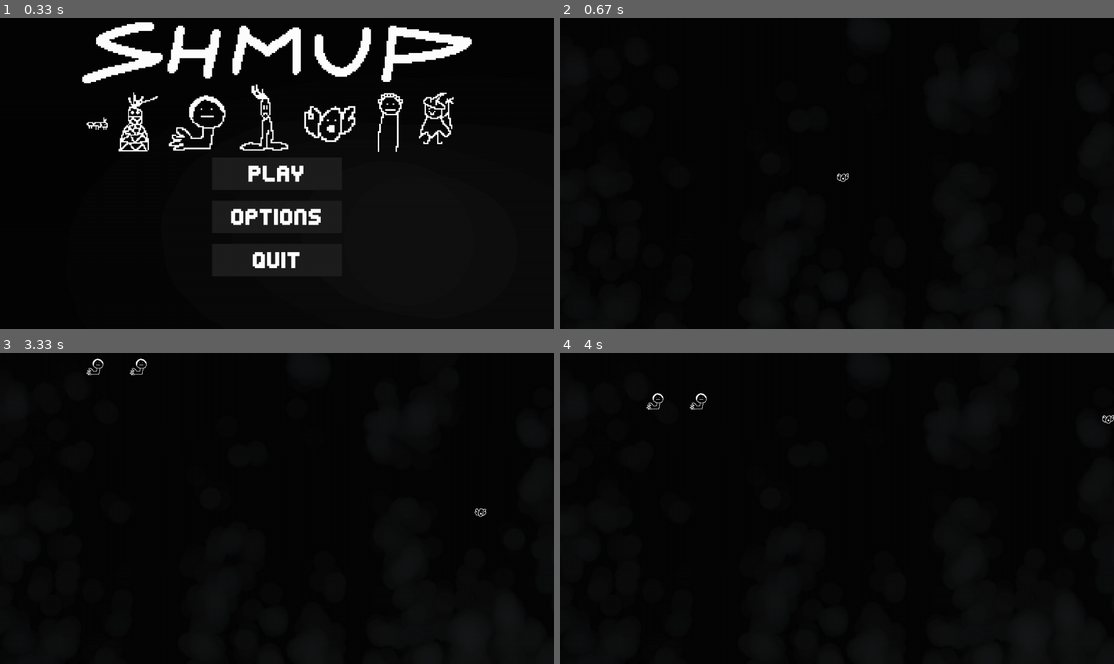
Above: before the commit, frames 1-4 (two rows, left to right).
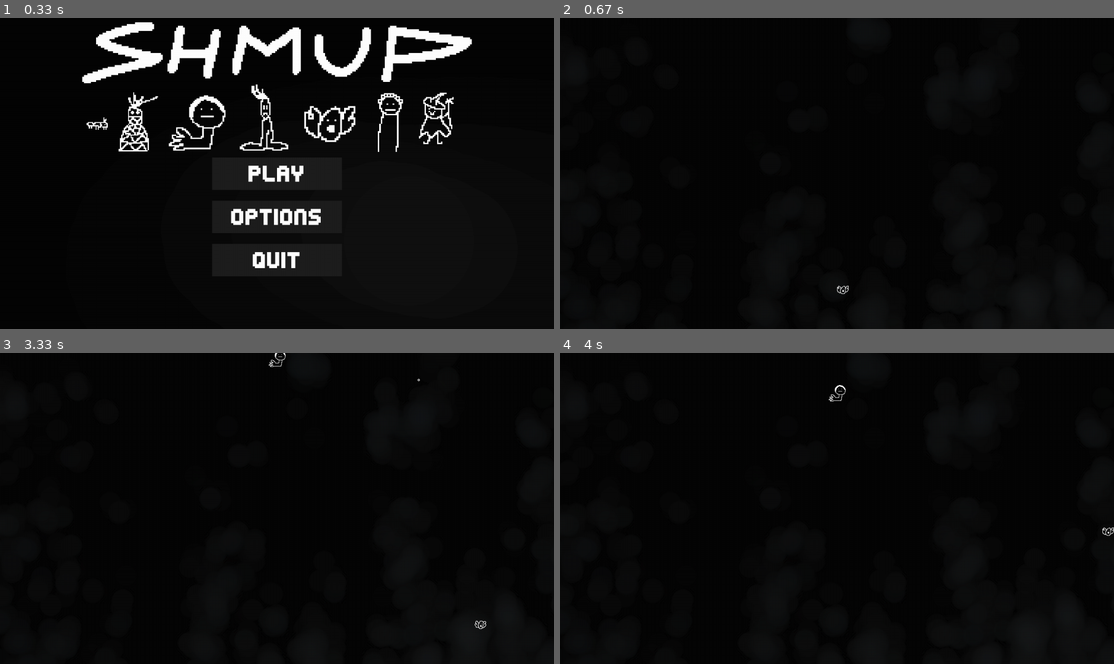
Above: after the commit, the same moments.

Repository: r5nnn/shmup
Game: pygame game, started from main.py
Two runs of this game, one before a commit and one after it. Both use one fixed random seed, a clock stepped at 60 frames per second and the inputs below.
Inputs (mouse positions are in pixels of both pictures, inside the frame that each line leads up to):
- Up to frame 1 (0.33 s): no input
- Up to frame 2 (0.67 s): click "Play" at 0.38 s
- Up to frame 3 (3.33 s): hold Z 0.67-1.13 s; hold Right 0.67-1.13 s; move the mouse to (360, 399) at 0.7 s; hold Esc 1.17-1.63 s; hold Right 1.17-1.63 s; click (238, 520) at 2.22 s; press the mouse at (277, 552) at 2.53 s; move the mouse to (188, 508) at 2.63 s; release the mouse at (105, 468) at 2.77 s; press the mouse at (277, 552) at 2.87 s; move the mouse to (288, 524) at 2.97 s; release the mouse at (299, 496) at 3.1 s; hold Right from 3.17 s (still down); move the mouse to (66, 595) at 3.2 s
- Up to frame 4 (4 s): release Right at 3.63 s; hold Up 3.67-3.97 s

Frame 1 is identical in both runs. In frame 2, less than 0.1% of the frame differs, in the area x 50-53%, y 50-89%; in frame 3, 0.2%; in frame 4, 0.2%, in the area x 15-100%, y 10-59%.

Commit message:
bullet and hit detection for enemy (a lot of bugs)

Diff:
--- a/classes/btn.py
+++ b/classes/btn.py
@@ -1,5 +1,5 @@
 import pygame
-from constants import FONT, WHITE, CLICK, sfx
+from constants import FONT, WHITE, CLICK, sfxShoot
 
 
 class Btn:
@@ -67,7 +67,7 @@
             for events1 in event_list:
                 # if mouse is hovering over button and clicking
                 if events1.type == pygame.MOUSEBUTTONDOWN:
-                    sfx.play(self.sfx)
+                    sfxShoot.play(self.sfx)
                     self.color = self.color_clicked
                 elif events1.type == pygame.MOUSEBUTTONUP:
                     self.color = self.color_hovered
--- a/classes/bullet.py
+++ b/classes/bullet.py
@@ -3,8 +3,9 @@
 
 
 class Bullet(Img):
-    def __init__(self, x, y, img, maskimg, speed):
+    def __init__(self, x, y, img, maskimg, speed, dmg):
         super().__init__(x, y, img)
+        self.dmg = dmg
         self.mask = pygame.mask.from_surface(maskimg)
         self.speed = speed
 
--- a/classes/enemy.py
+++ b/classes/enemy.py
@@ -1,13 +1,21 @@
 import pygame
 from classes.img_ import Img
+from constants import KILL, sfxKill
 
 
 class Enemy(Img):
-    def __init__(self, x, y, img, maskimg):
-        super().__init__(x, y, img)
+    def __init__(self, x, y, img, maskimg, hp, center=None):
+        super().__init__(x, y, img, center)
+        self.hp = hp
         self.mask = pygame.mask.from_surface(maskimg)
         self.rect.move_ip(0, -200)
 
     def update(self, surface):
         if self.rect.y != 100:
             self.rect.move_ip(0, 1)
+        if self.hp == 0:
+            self.kill()
+            sfxKill.play(KILL)
+
+    def hit(self, dmg):
+        self.hp -= dmg
--- a/classes/player.py
+++ b/classes/player.py
@@ -1,5 +1,6 @@
 import pygame
 from classes.img_ import Img
+from constants import sfxDie, DIE
 
 
 class Player(Img):
@@ -53,3 +54,7 @@
             self.rect.move_ip(0, self.speed)
         self.rect.clamp_ip(border)
         bounds.blit(self.imgState, self.rect)
+
+    def hit(self, respawnPoint):
+        self.rect.x, self.rect.y = respawnPoint[0], respawnPoint[1]
+        sfxDie.play(DIE)
--- a/constants.py
+++ b/constants.py
@@ -40,18 +40,24 @@
 LOGO = pygame.image.load('assets\\textures\\icon\\logo.png').convert()
 
 # music
-MENULOOP = pygame.mixer.Sound('assets\\music\\menuloop.wav')
-GAME1 = pygame.mixer.Sound('assets\\music\\game1.wav')
-CLICK = pygame.mixer.Sound('assets\\music\\click.wav')
-SHOOT = pygame.mixer.Sound('assets\\music\\shoot.wav')
+MENULOOP = pygame.mixer.Sound('assets\\music\\menu\\menuloop.wav')
+GAME1 = pygame.mixer.Sound('assets\\music\\game\\game1.wav')
+CLICK = pygame.mixer.Sound('assets\\music\\sfx\\click.wav')
+SHOOT = pygame.mixer.Sound('assets\\music\\sfx\\shoot.wav')
+KILL = pygame.mixer.Sound('assets\\music\\sfx\\hit.wav')
+DIE = pygame.mixer.Sound('assets\\music\\sfx\\die.wav')
 
 MENULOOP.set_volume(0.2)
 GAME1.set_volume(0.2)
 CLICK.set_volume(0.2)
 SHOOT.set_volume(0.05)
+KILL.set_volume(0.2)
+DIE.set_volume(0.2)
 bg = pygame.mixer.Channel(0)  # channel 0 is for background soundtracks
 song = pygame.mixer.Channel(1)  # channel 1 is for in game soundtracks
-sfx = pygame.mixer.Channel(2)  # channel 2 is for sfx
+sfxShoot = pygame.mixer.Channel(2)  # channel 2 is for shoot
+sfxKill = pygame.mixer.Channel(3)  # channel 3 is for sfx
+sfxDie = pygame.mixer.Channel(4)  # channel 4 is for sfx
 
 # sprite groups
 enemy_bullets = pygame.sprite.Group()
@@ -99,6 +105,3 @@
 # be iterated through when placing key text
 
 INFO_ARRAY = [[winx - 50, 270 + (i * 40), KEYS[i][1], 32, FONT, WHITE] for i in range(len(KEYS))]  # ... key info
-
-ENEMYCOUNT = 2
-ENEMY_ARRAY = [[200 + (i * 100), 100, ENEMY['idle'], ENEMY['idlemask']] for i in range(ENEMYCOUNT)]
--- a/main.py
+++ b/main.py
@@ -14,17 +14,13 @@
 STAGE = 'home'
 RUN = True
 INGAME = False
+FPS = 330
+clock = pygame.time.Clock()
 
 # window settings
 pygame.display.set_caption('shmup alpha 0.0.1')
 pygame.display.set_icon(ICON)
-
-# window background
 BACKDROP_COORDS = screen.get_rect()  # get_rect() returns coordinates of surface
-
-# game speed
-fps = 330
-clock = pygame.time.Clock()
 
 
 def cmd(name):
@@ -79,6 +75,15 @@
                 listObject.update(screen)
 
 
+def spawnEnemy(formation, enemycount):
+    match formation:
+        case 'arrow':
+            enemy_array = [[0, 0, ENEMY['idle'], ENEMY['idlemask'], 100, (winx / 2, 100)] for _ in range(enemycount)]
+            enemy_array = [Enemy(i[0], i[1], i[2], i[3], i[4], center=i[5]) for i in enemy_array]
+            for i in enemy_array:
+                enemies.add(i)  # noqa
+
+
 # buttons
 back_btn = Btn(0, 0, 205, 50, 36, TERTIARY, QUATERNARY, SECONDARY, PRIMARY, 'Back',
                lambda b: cmd('back'), center=(winx / 2, 300))
@@ -115,15 +120,13 @@
 keybinds = [[], [keybinds_txt, keybindsKEY_ARRAY_txt, keybindsInfo_txt]]
 
 # game objects
-player = Player(winx / 2, winy / 2, PLAYER, 6, 3)
-
-ENEMY_ARRAY = [Enemy(i[0], i[1], i[2], i[3]) for i in ENEMY_ARRAY]
-for i in ENEMY_ARRAY:
-    enemies.add(i)  # noqa
+player = Player(winx / 2, winy - 100, PLAYER, 6, 3)
 
 windll.user32.SetCursorPos(screenx // 2, screeny // 2)
 
 pygame.time.set_timer(1, 1000)
+
+spawnEnemy('arrow', 1)
 
 # Game Mainloop
 
@@ -142,7 +145,7 @@
             case pygame.KEYDOWN:
                 match event.key:
                     case pygame.K_ESCAPE:
-                        sfx.play(CLICK)
+                        sfxShoot.play(CLICK)
                         match STAGE:
                             case 'home':
                                 cmd('options')
@@ -155,8 +158,8 @@
         current_time = pygame.time.get_ticks()
         if current_time - previous_time[0] > 100:
             previous_time[0] = current_time
-            sfx.play(SHOOT)
-            bulletp = Bullet(player.rect.center[0], player.rect.y, BULLETS['player'], ENEMY['idlemask'], 16)
+            sfxShoot.play(SHOOT)
+            bulletp = Bullet(player.rect.center[0], player.rect.y, BULLETS['player'], ENEMY['idlemask'], 16, 10)
             player_bullets.add(bulletp)  # noqa
             player_bullets.update('player')
 
@@ -190,11 +193,16 @@
             player_bullets.draw(screen)
             player_bullets.update('player')
             player.update(screen)
-            hit_list = pygame.sprite.groupcollide(enemies, player_bullets, False, False)
-            for enemy in hit_list:
-                enemy.kill()
+            enemy_playerBullet_hitDict = pygame.sprite.groupcollide(enemies, player_bullets, False, False)
+            player_enemy_hitList = pygame.sprite.spritecollide(player, enemies, False)
+            for i in player_enemy_hitList:
+                player.hit((winx / 2, winy - 100))
+            for enemy in enemy_playerBullet_hitDict:
+                enemy.hit(bulletp.dmg)  # noqa
+                for i in enemy_playerBullet_hitDict[enemy]:
+                    i.kill()
             BACKDROP = pygame.image.load('assets\\textures\\background\\stage.png').convert()
 
     mouse = pygame.mouse.get_pos()  # stores the (x,y) coordinates into the variable as a tuple
     pygame.display.flip()  # update the BACKDROP surface onto the window
-    clock.tick(fps)  # update the clock with the delay of the refresh rate
+    clock.tick(FPS)  # update the clock with the delay of the refresh rate
Not shown, added: assets/music/game/game1.wav
Not shown, added: assets/music/menu/menuloop.wav
Not shown, added: assets/music/sfx/click.wav
Not shown, added: assets/music/sfx/hit.wav
Not shown, added: assets/music/sfx/shoot.wav
